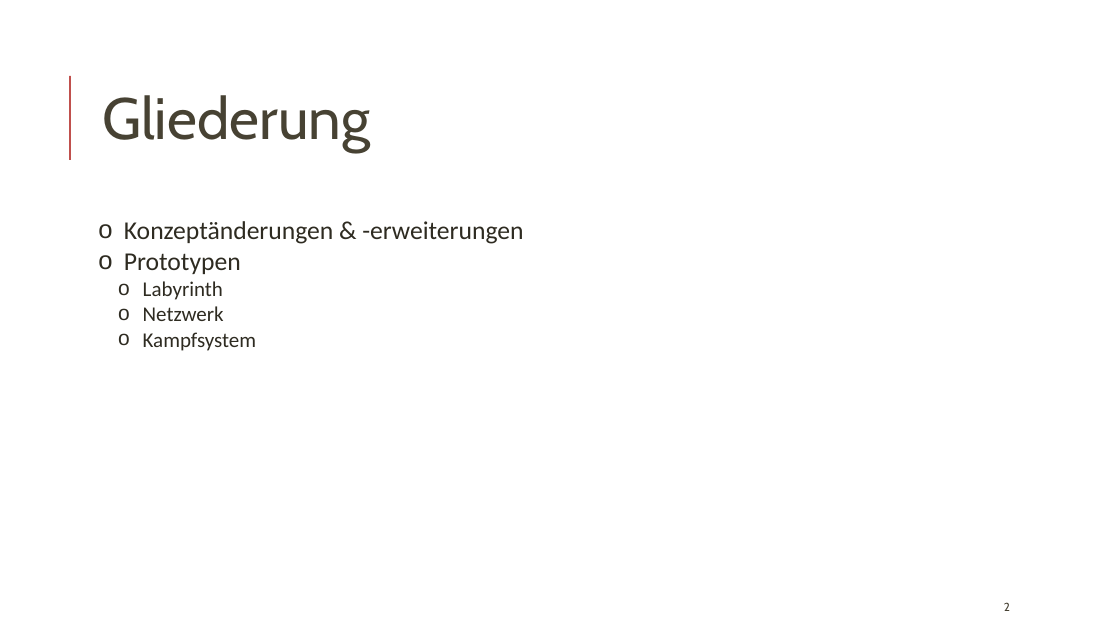
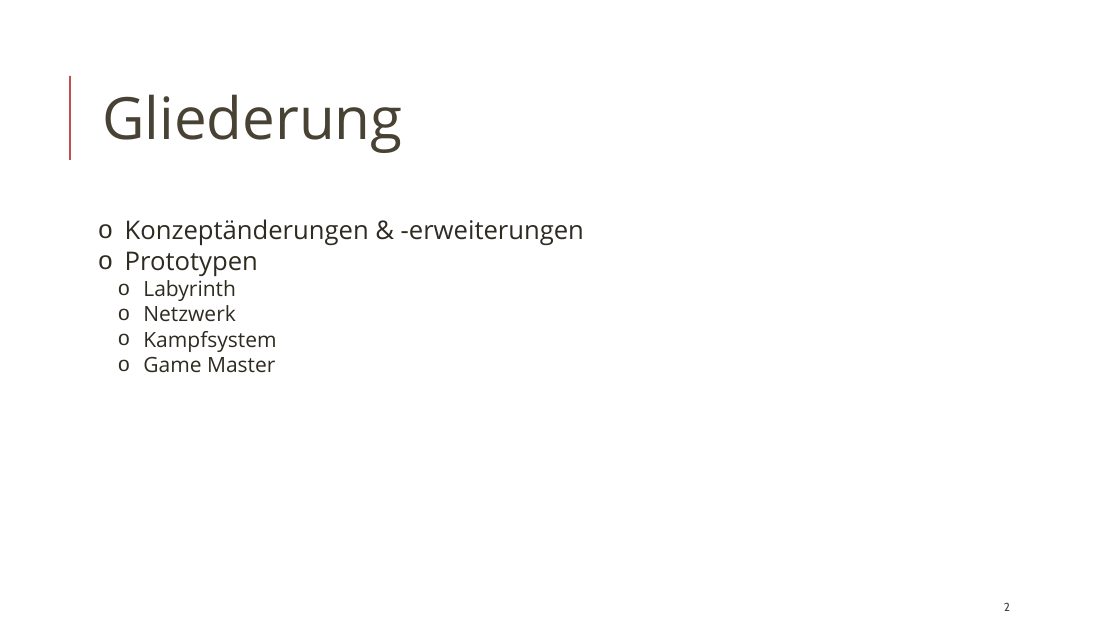
Before and after one commit to philipp-roscher/kpmi-15-2, a slide deck: slide 2 of ProofOfConcept-LOI.pptx. Drawn at 1120x630 pixels with LibreOffice and Linux fonts; fonts in the diff are those of the drawing. Boxes give left, top, right and bottom in pixels: in the first picture for what was removed or moved away, otherwise in the second. Text is boxed around its words. In the diff, an @@ line names an element or a change of style, - is before the commit and + after.

```diff
--- a/ProofOfConcept-LOI.pptx
+++ b/ProofOfConcept-LOI.pptx
@@ text "Gliederung" at (102,94,402,153): font Cabin to Open Sans @@
@@ text at (125,219,584,352): font Calibri to Open Sans in "Konzeptänderungen & -erweiterungen", "Prototypen", "Labyrinth", "Netzwerk" and 1 more places @@
@@ text at (143,357,275,373): paragraph added @@
+  o Game Master
```
Also in this commit, not shown: 6 other slides changed, 1 slide added, 2 other files.
